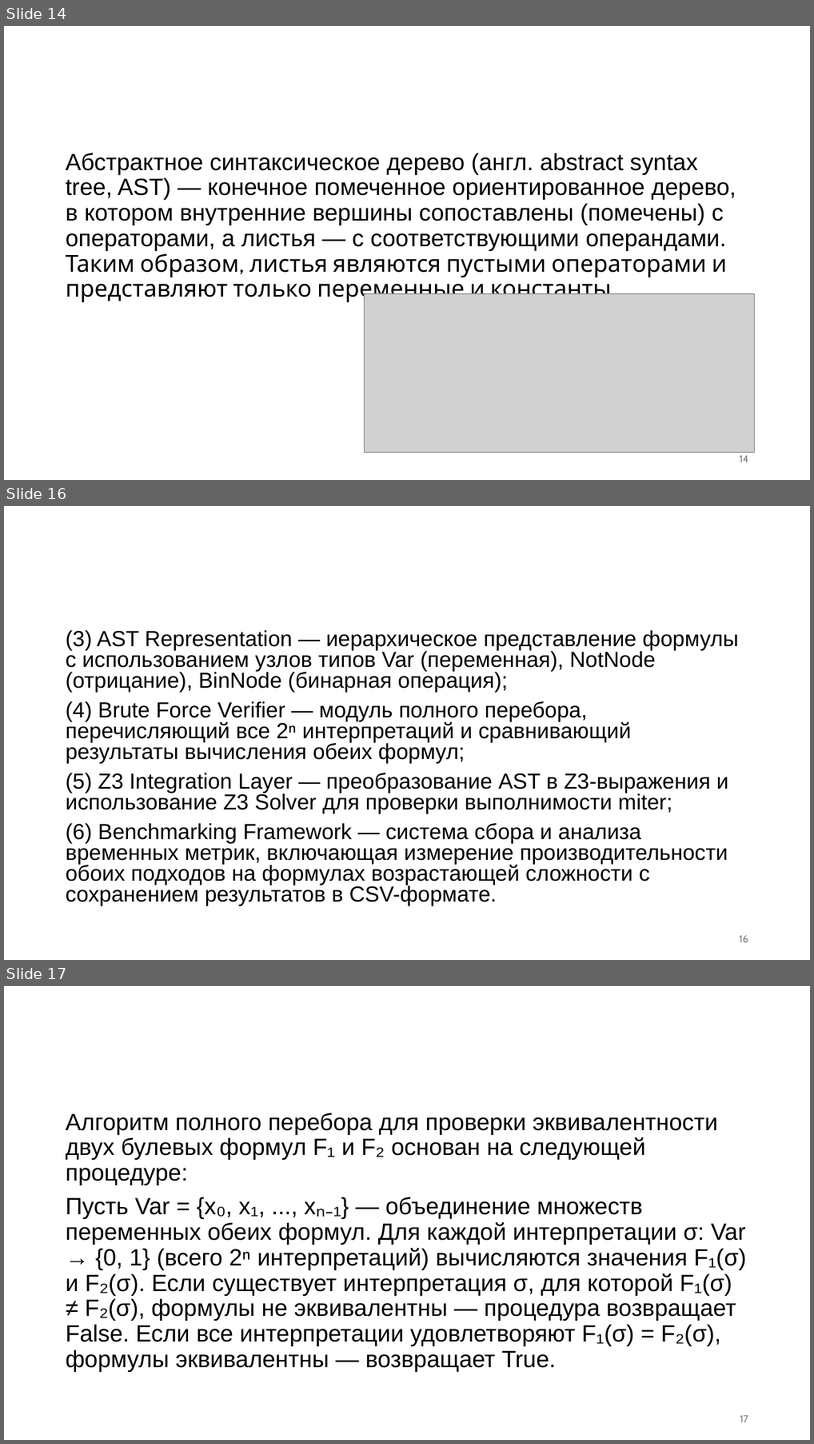
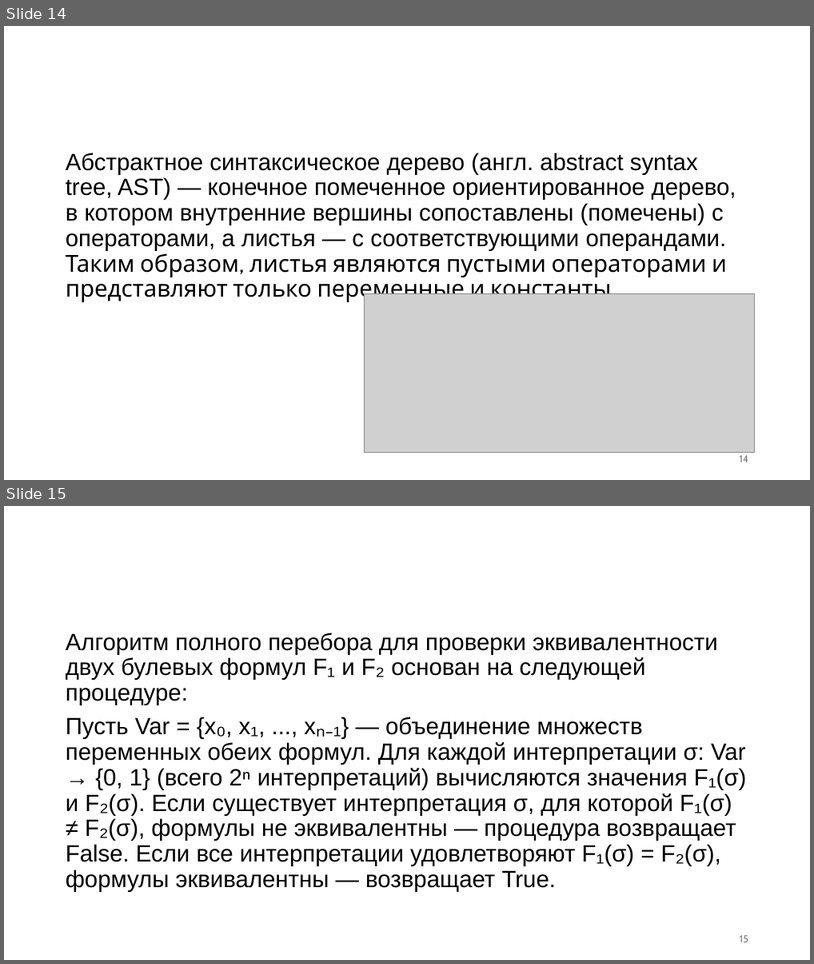
Before and after one commit to PlatonBarchenkov/SAT_Solver, a slide deck: SAT-решатели (презентация).pptx. Shown one above the other, each under a label of ours: slides 14, 16 and 17 before the commit, slides 14 and 15 after it; the slides between them are not shown. The pictures are 814x1444 and 814x964 pixels, drawn with LibreOffice and Linux fonts; fonts in the diff are those of the drawing; grey boxes stand for pictures; background and template pictures are left out. Boxes give left, top, right and bottom in pixels: in the first picture for what was removed or moved away, otherwise in the second. Text is boxed around its words. In the diff, an @@ line names an element or a change of style, - is before the commit and + after.

```diff
--- a/SAT-решатели (презентация).pptx
+++ b/SAT-решатели (презентация).pptx
@@ slide 16 removed at bbox=[4, 506, 810, 960], background picture (left out) @@
@@ title removed at bbox=[16, 506, 810, 567] @@
-Описание ПК
@@ text removed at bbox=[66, 630, 739, 905] @@
-(3) AST Representation — иерархическое представление формулы с использованием узлов типов Var (переменная), NotNode (отрицание), BinNode (бинарная операция);
-(4) Brute Force Verifier — модуль полного перебора, перечисляющий все 2ⁿ интерпретаций и сравнивающий результаты вычисления обеих формул;
-(5) Z3 Integration Layer — преобразование AST в Z3-выражения и использование Z3 Solver для проверки выполнимости miter;
-(6) Benchmarking Framework — система сбора и анализа временных метрик, включающая измерение производительности обоих подходов на формулах возрастающей сложности с сохранением результатов в CSV-формате.
@@ page number removed at bbox=[739, 935, 749, 942] @@
-16
@@ what was slide 17 is now slide 15 @@
@@ page number at bbox=[740, 935, 749, 942]: text changed @@
-17
+15
```
Also in this commit, not shown: 6 slides changed, 1 other slide removed, 4 other files.
